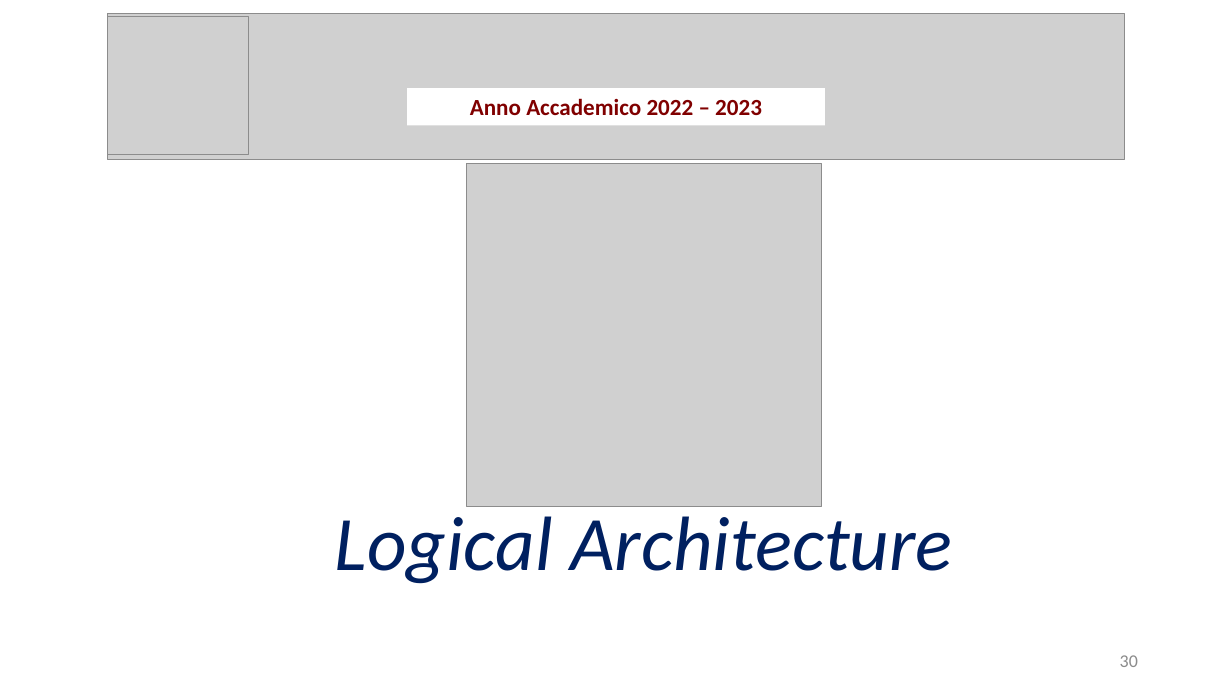
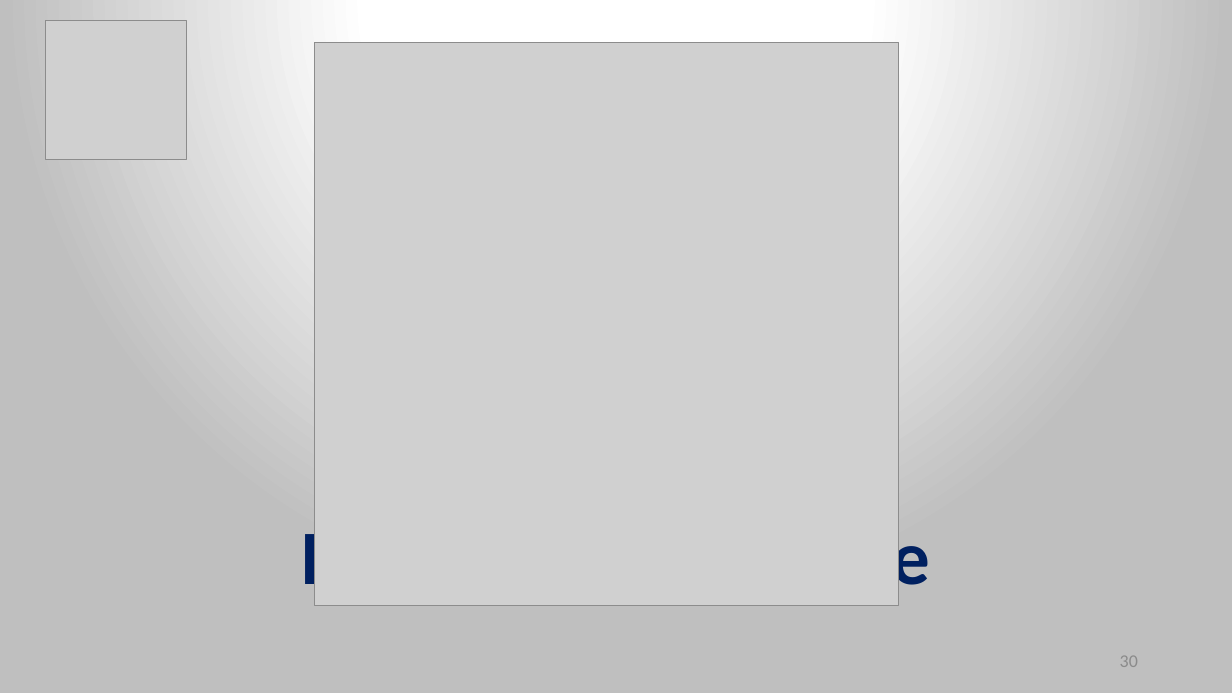
Before and after one commit to Wonderjack996/unimib-software-architecture, a slide deck: slide 30 of Progetto/Presentazione.pptx. Drawn at 1232x693 pixels with LibreOffice and Linux fonts; fonts in the diff are those of the drawing; grey boxes stand for pictures. Boxes give left, top, right and bottom in pixels: in the first picture for what was removed or moved away, otherwise in the second. Text is boxed around its words. In the diff, an @@ line names an element or a change of style, - is before the commit and + after.

```diff
--- a/Progetto/Presentazione.pptx
+++ b/Progetto/Presentazione.pptx
@@ background #FFFFFF to gradient #FFFFFF to #BFBFBF @@
@@ picture added at [46,20,187,159] @@
@@ picture removed at [108,14,1125,160] @@
@@ picture removed at [108,17,249,155] @@
@@ picture added at [314,43,898,605] @@
@@ rectangle removed at [408,88,825,125] @@
-Anno Accademico 2022 – 2023
@@ picture removed at [466,164,822,506] @@
@@ text "Logical Architecture": place and size @@
-text "Logical Architecture" at [335,506,952,584]
+text "Logical Architecture" at [301,520,930,602]
@@ text "Logical Architecture" at [301,520,930,602]: bold on, italic off @@
```
Also in this commit, not shown: 57 other slides changed, 1 other file.
